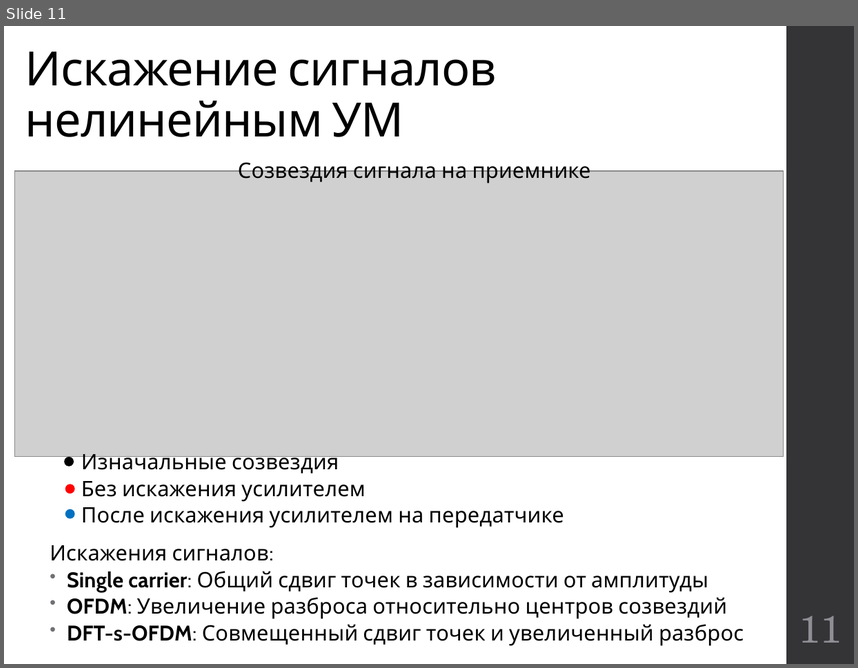
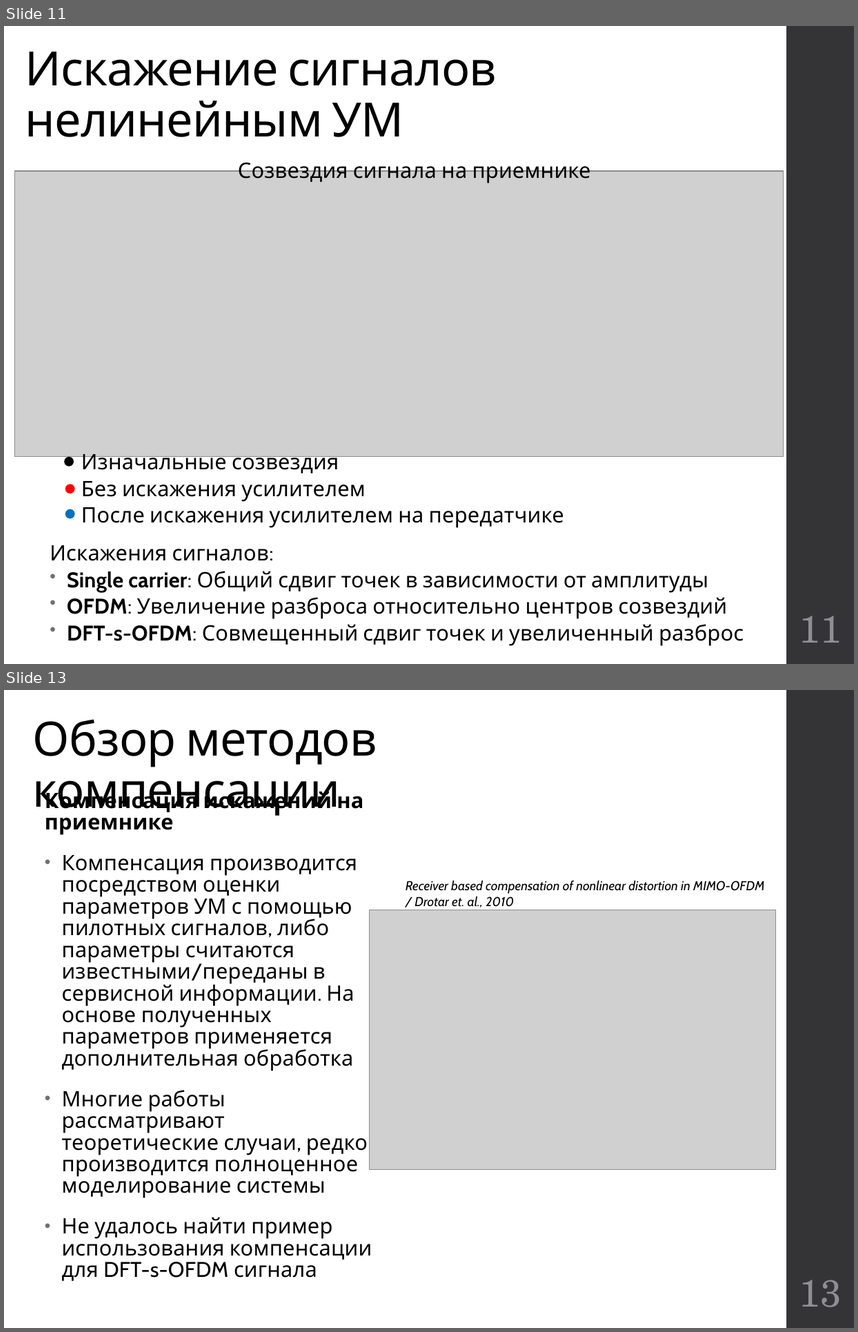
Before and after one commit to kannab98/graduation-paper, a slide deck: Presentation.pptx. Shown one above the other, each under a label of ours: slide 11 before the commit, slides 11 and 13 after it; the slides between them are not shown. The pictures are 858x668 and 858x1332 pixels, drawn with LibreOffice and Linux fonts; fonts in the diff are those of the drawing; grey boxes stand for pictures. Boxes give left, top, right and bottom in pixels: in the first picture for what was removed or moved away, otherwise in the second. Text is boxed around its words. In the diff, an @@ line names an element or a change of style, - is before the commit and + after.

```diff
--- a/Presentation.pptx
+++ b/Presentation.pptx
@@ slide 13 added at bbox=[4, 690, 854, 1328], background #FFFFFF; not listed: 1 template element that a slide beside it also shows @@
@@ title added at bbox=[33, 719, 377, 818], 40 pt, text #000000 @@
+Обзор методов компенсации
@@ text added at bbox=[45, 788, 372, 1281], 18 pt, text #000000 @@
+Компенсация искажений на приемнике
+• Компенсация производится посредством оценки параметров УМ с помощью пилотных сигналов, либо параметры считаются известными/переданы в сервисной информации. На основе полученных параметров применяется дополнительная обработка
+• Многие работы рассматривают теоретические случаи, редко производится полноценное моделирование системы
+• Не удалось найти пример использования компенсации для DFT-s-OFDM сигнала
@@ text added at bbox=[406, 880, 764, 907], 11 pt, text #000000, italic @@
+Receiver based compensation of nonlinear distortion in MIMO-OFDM / Drotar et. al., 2010
@@ picture added at bbox=[370, 910, 776, 1170] @@
@@ page number added at bbox=[800, 1279, 842, 1307], 32 pt, text #8E8E94 @@
+13
```
Also in this commit, not shown: 10 slides changed, 9 other files.
